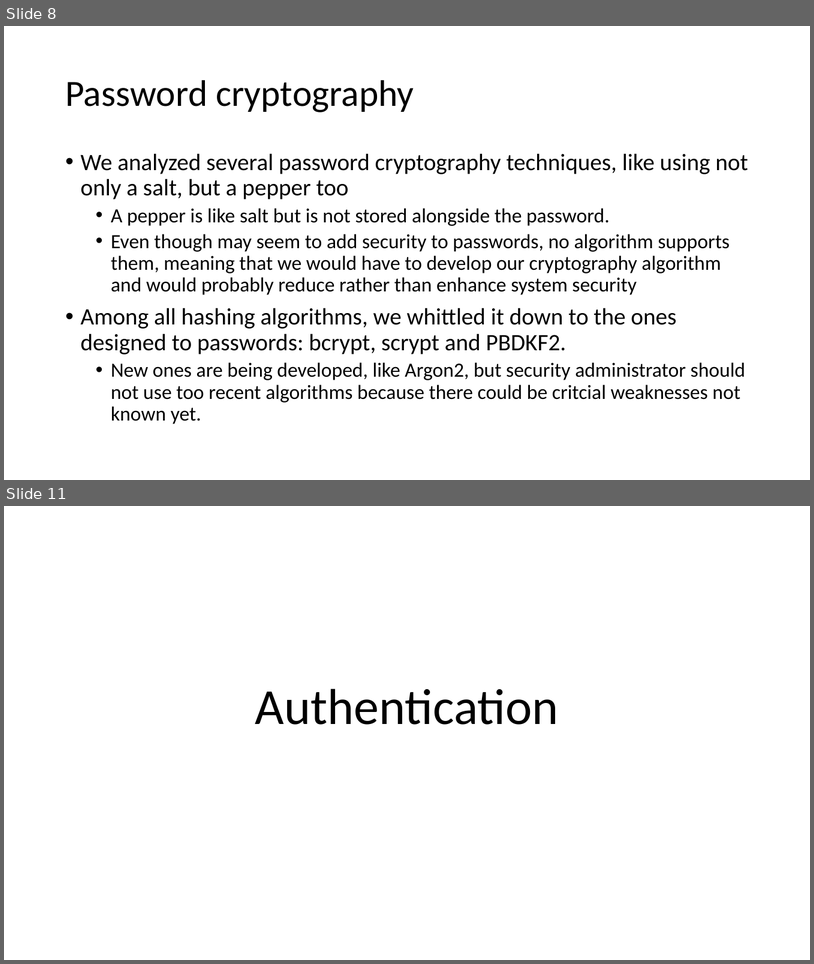
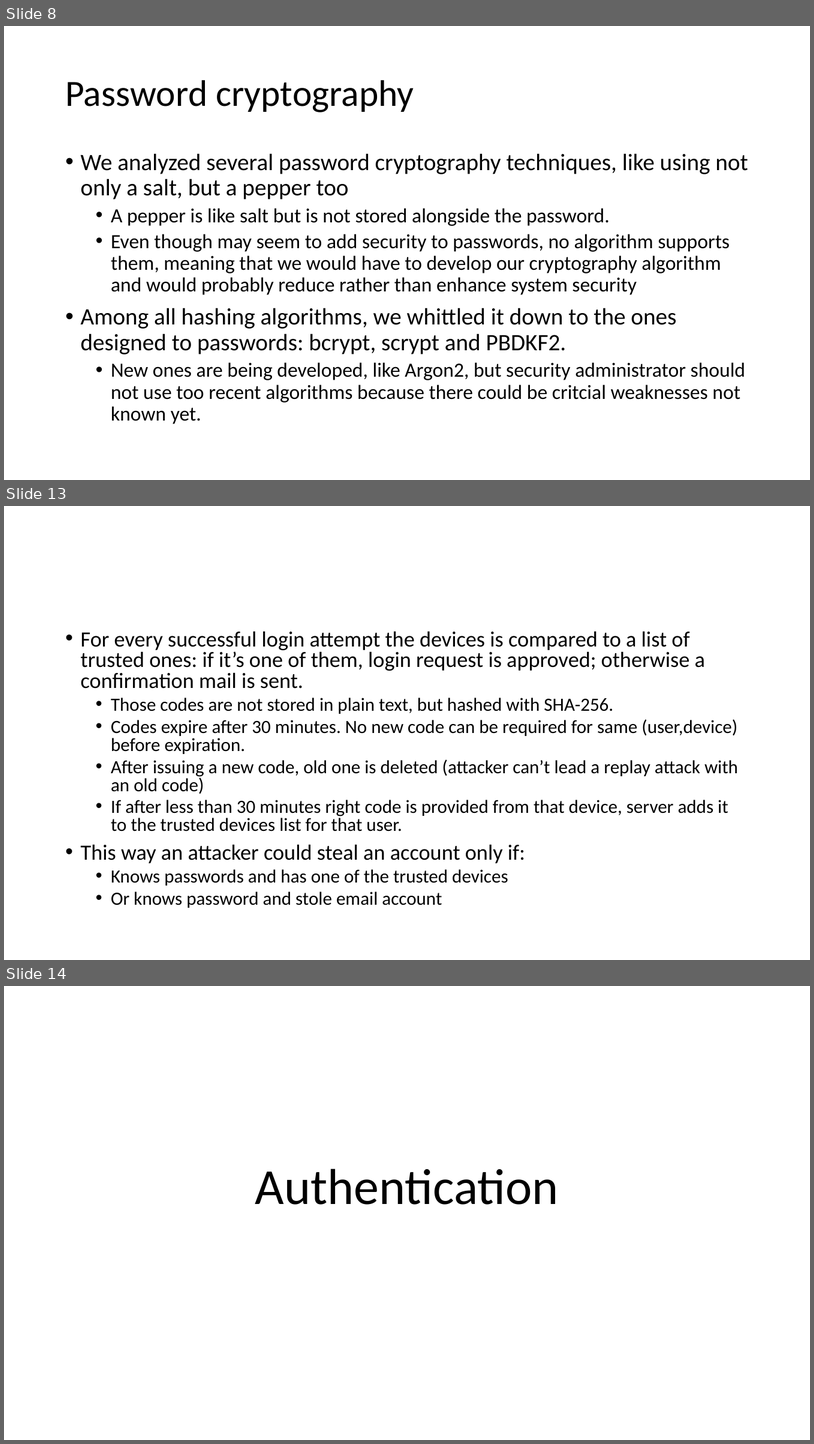
Before and after one commit to fparricelli/Encrypted-data-exchange-between-two-Arduino-boards-using-Symmetric-Encryption, a slide deck: Documentazione e cose così/Slide_concettuali_Luca.pptx. Shown one above the other, each under a label of ours: slides 8 and 11 before the commit, slides 8, 13 and 14 after it; the slides between them are not shown. The pictures are 814x964 and 814x1444 pixels, drawn with LibreOffice and Linux fonts; fonts in the diff are those of the drawing. Boxes give left, top, right and bottom in pixels: in the first picture for what was removed or moved away, otherwise in the second. Text is boxed around its words. In the diff, an @@ line names an element or a change of style, - is before the commit and + after.

```diff
--- a/Documentazione e cose così/Slide_concettuali_Luca.pptx
+++ b/Documentazione e cose così/Slide_concettuali_Luca.pptx
@@ slide 13 added at [4, 506, 810, 960], background #FFFFFF @@
@@ text added at [81, 631, 738, 907], 22.2 pt, text #000000 @@
+• For every successful login attempt the devices is compared to a list of trusted ones: if it’s one of them, login request is approved; otherwise a confirmation mail is sent.
+  • Those codes are not stored in plain text, but hashed with SHA-256.
+  • Codes expire after 30 minutes. No new code can be required for same (user,device) before expiration.
+  • After issuing a new code, old one is deleted (attacker can’t lead a replay attack with an old code)
+  • If after less than 30 minutes right code is provided from that device, server adds it to the trusted devices list for that user.
+• This way an attacker could steal an account only if:
+  • Knows passwords and has one of the trusted devices
+  • Or knows password and stole email account
@@ what was slide 11 is now slide 14 @@
```
Also in this commit, not shown: 6 slides changed, 4 other slides added, 32 other files.
